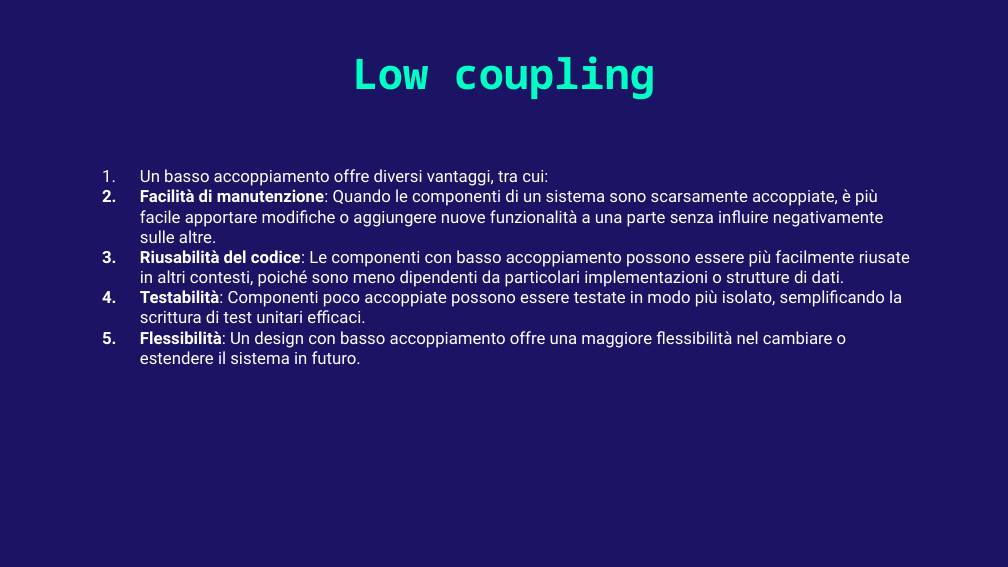
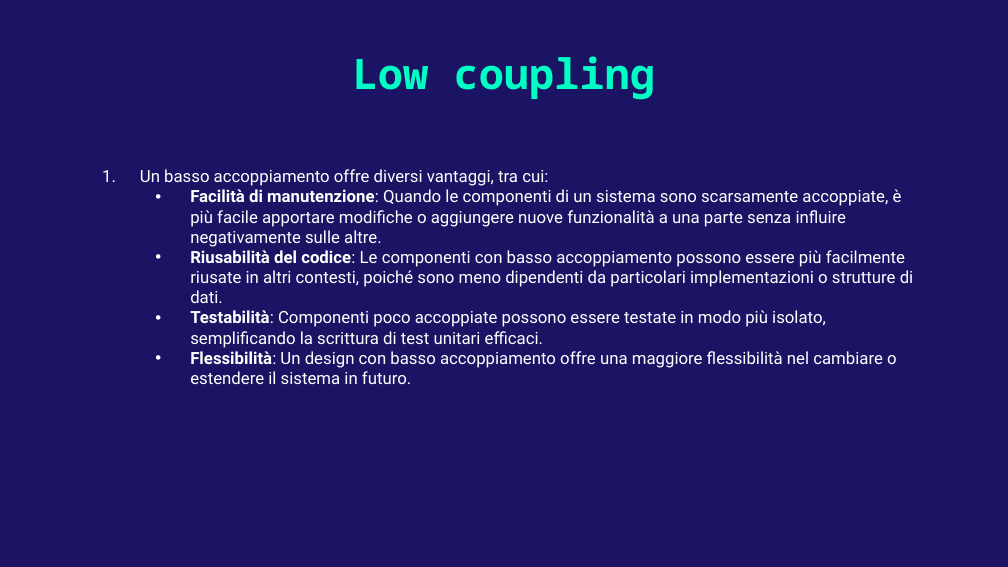
Before and after one commit to AlessandroS94/corso_21122022, a slide deck: slide 4 of Day 5/slide/Pattern Design.pptx. Drawn at 1008x567 pixels with LibreOffice and Linux fonts; fonts in the diff are those of the drawing. Boxes give left, top, right and bottom in pixels: in the first picture for what was removed or moved away, otherwise in the second. Text is boxed around its words. In the diff, an @@ line names an element or a change of style, - is before the commit and + after.

Commit message:
Add slide

```diff
--- a/Day 5/slide/Pattern Design.pptx
+++ b/Day 5/slide/Pattern Design.pptx
@@ subtitle at (190,189,914,384): bullet 1. to •; list level 1 to 2 in "Facilità di manutenzione: Quando le ..."; list level 1 to 2 in "Riusabilità del codice: Le componenti ..."; list level 1 to 2 in "Testabilità: Componenti poco accoppiate possono ..."; list level 1 to 2 in "Flessibilità: Un design con basso ..." @@
```
Also in this commit, not shown: 1 other slide changed, 3 slides added, 2 other files.
